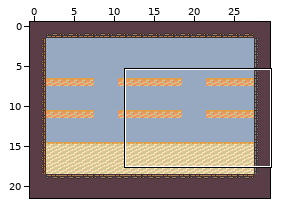
Tiled map -- tiled/levels/town_big_hat.tmx. Above: a wide view before the commit, with the close-up outlined.
Close-up. The starting point:
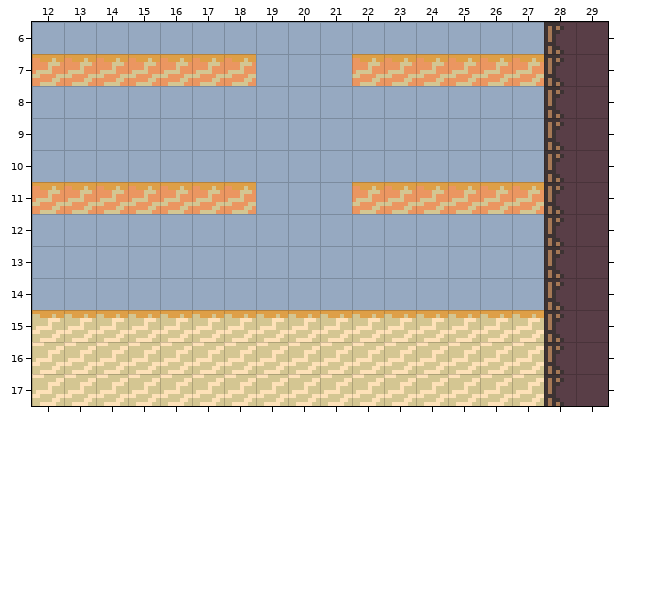
Cells are 8x8 px. Shown: x 12..29, y 6..17. The commit also changed other parts of the map, which this record leaves out.
The same view after the edit:
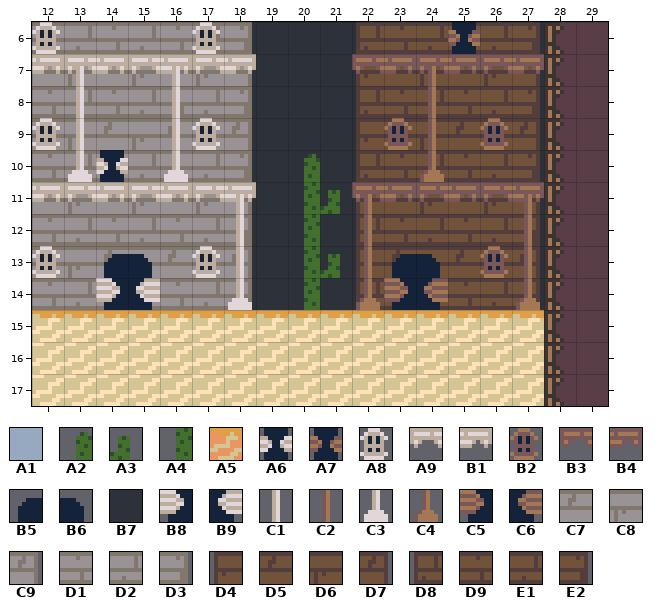
Key: from "CowboyTilemap": A1 166, A2 643, A3 644, A4 683, A5 725 "onewaywall", A6 1134, A7 1140, A8 1174, A9 1175, B1 1176, B2 1180, B3 1181, B4 1182, B5 1212, B6 1213, B7 1244, B8 1252, B9 1253, C1 1254, C2 1260, C3 1294, C4 1300, C5 1412, C6 1413, C7 1447, C8 1448, C9 1451, D1 1487, D2 1488, D3 1491, D4 1606, D5 1607, D6 1608, D7 1611, D8 1646, D9 1647, E1 1648, E2 1651.
__ is an empty cell, ## one hidden under a higher layer.
Tiles of an added or newly shown layer are drawn over the layers below it.
From old to new:
Layer "Background_2(Solid Color)":
y 6: x 12..27 A1 A1 A1 A1 A1 A1 A1 A1 A1 A1 A1 A1 A1 A1 A1 A1 -> ## ## ## ## ## ## B7 B7 B7 B7 B7 ## ## ## ## B7
y 7: x 18..22 ## A1 A1 A1 ## -> B7 B7 B7 B7 B7; x 27 ## -> B7
y 8..10: x 12..27 A1 A1 A1 A1 A1 A1 A1 A1 A1 A1 A1 A1 A1 A1 A1 A1 -> ## ## ## ## ## ## B7 B7 B7 B7 B7 ## ## ## ## B7
y 11: x 18..22 ## A1 A1 A1 ## -> B7 B7 B7 B7 B7; x 27 ## -> B7
y 12..14: x 12..27 A1 A1 A1 A1 A1 A1 A1 A1 A1 A1 A1 A1 A1 A1 A1 A1 -> ## ## ## ## ## ## B7 B7 B7 B7 B7 ## ## ## ## B7
Layer "Background_4" (now shown):
y 6: x 12..18 __ __ __ __ __ __ __ -> D1 D2 D1 D2 D1 D2 D3; x 22..27 __ __ __ __ __ __ -> D8 D9 E1 D9 E1 E2
y 7: x 12..18 __ __ __ __ __ __ __ -> C7 C8 C7 C8 C7 C8 C9; x 22..27 __ __ __ __ __ __ -> D4 D5 D6 D5 D6 D7
y 8: x 12..18 __ __ __ __ __ __ __ -> D1 D2 D1 D2 D1 D2 D3; x 22..27 __ __ __ __ __ __ -> D8 D9 E1 D9 E1 E2
y 9: x 12..18 __ __ __ __ __ __ __ -> C7 C8 C7 C8 C7 C8 C9; x 22..27 __ __ __ __ __ __ -> D4 D5 D6 D5 D6 D7
y 10: x 12..18 __ __ __ __ __ __ __ -> D1 D2 D1 D2 D1 D2 D3; x 22..27 __ __ __ __ __ __ -> D8 D9 E1 D9 E1 E2
y 11: x 12..18 __ __ __ __ __ __ __ -> C7 C8 C7 C8 C7 C8 C9; x 22..27 __ __ __ __ __ __ -> D4 D5 D6 D5 D6 D7
y 12: x 12..18 __ __ __ __ __ __ __ -> D1 D2 D1 D2 D1 D2 D3; x 22..27 __ __ __ __ __ __ -> D8 D9 E1 D9 E1 E2
y 13: x 12..18 __ __ __ __ __ __ __ -> C7 C8 C7 C8 C7 C8 C9; x 22..27 __ __ __ __ __ __ -> D4 D5 D6 D5 D6 D7
y 14: x 12..18 __ __ __ __ __ __ __ -> D1 D2 D1 D2 D1 D2 D3; x 22..27 __ __ __ __ __ __ -> D8 D9 E1 D9 E1 E2
Layer "Background_3":
y 6: x 12 __ -> A8; x 17 __ -> A8
y 9: x 12 __ -> A8; x 17 __ -> A8; x 23 __ -> B2; x 26 __ -> B2
y 13: x 12 __ -> A8; x 14..15 __ __ -> B5 B6; x 17 __ -> A8; x 23..24 __ __ -> B5 B6; x 26 __ -> B2
y 14: x 14..15 __ __ -> B8 B9; x 23..24 __ __ -> C5 C6
Layer "Background-2" (added):
y 6: x 25 __ -> A7
y 7..9: x 13 __ -> C1; x 16 __ -> C1; x 24 __ -> C2
y 10: x 13..14 __ __ -> C3 A6; x 16 __ -> C3; x 20 __ -> A2; x 24 __ -> C4
y 11: x 18 __ -> C1; x 20..22 __ __ __ -> A4 A3 C2; x 27 __ -> C2
y 12: x 18 __ -> C1; x 20 __ -> A4; x 22 __ -> C2; x 27 __ -> C2
y 13: x 18 __ -> C1; x 20..22 __ __ __ -> A4 A3 C2; x 27 __ -> C2
y 14: x 18 __ -> C3; x 20 __ -> A4; x 22 __ -> C4; x 27 __ -> C4
Layer "Collision":
y 7: x 12..18 A5 A5 A5 A5 A5 A5 A5 -> B1 A9 B1 A9 B1 A9 B1; x 22..27 A5 A5 A5 A5 A5 A5 -> B3 B4 B3 B4 B3 B4
y 11: x 12..18 A5 A5 A5 A5 A5 A5 A5 -> B1 A9 B1 A9 B1 A9 B1; x 22..27 A5 A5 A5 A5 A5 A5 -> B3 B4 B3 B4 B3 B4
Pixel boxes of the changes (left, top, right, bottom) in both close-ups:
changed: (32, 22, 544, 310)
